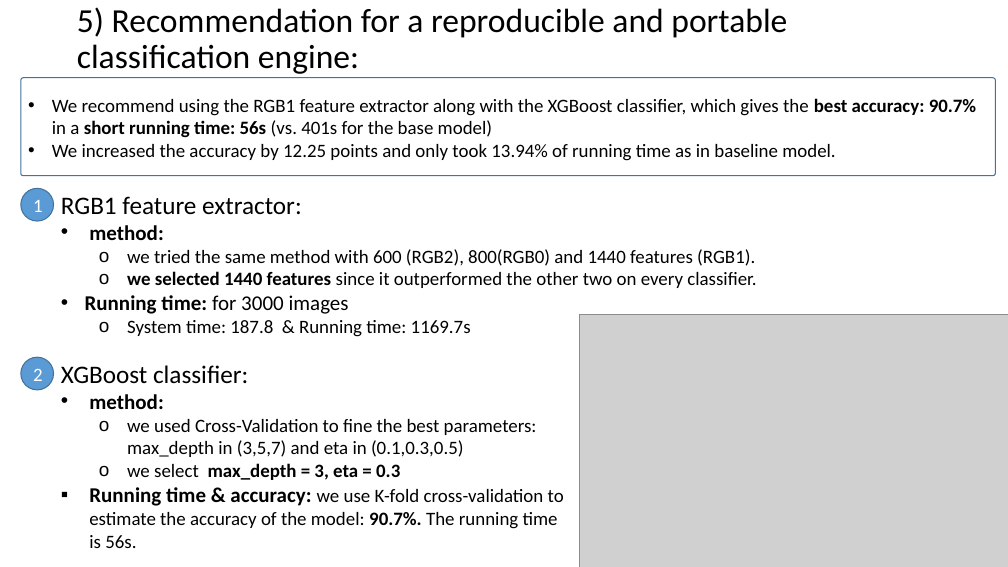
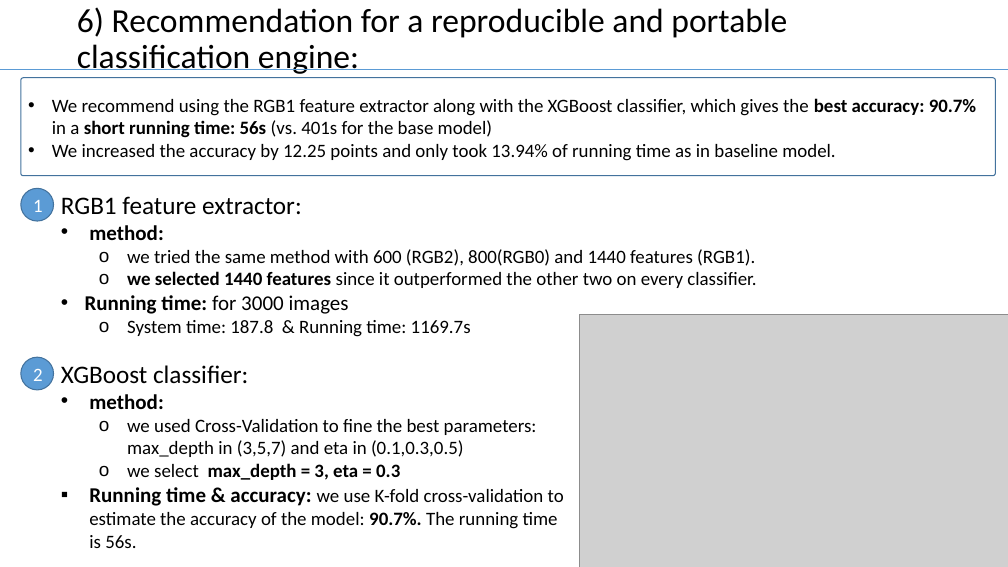
Before and after one commit to TZstatsADS/Fall2017-project3-grp7, a slide deck: slide 7 of doc/team7_presentation.pptx. Drawn at 1008x567 pixels with LibreOffice and Linux fonts; fonts in the diff are those of the drawing; grey boxes stand for pictures. Boxes give left, top, right and bottom in pixels: in the first picture for what was removed or moved away, otherwise in the second. Text is boxed around its words. In the diff, an @@ line names an element or a change of style, - is before the commit and + after.

```diff
--- a/doc/team7_presentation.pptx
+++ b/doc/team7_presentation.pptx
@@ title at <box>77,7,787,74</box>: text changed @@
-5) Recommendation for a reproducible and portable classification engine:
+6) Recommendation for a reproducible and portable classification engine:
@@ line added from (0, 70) to (1008, 70), #5B9BD5 0.5 pt @@
```
Also in this commit, not shown: 5 other slides changed.
